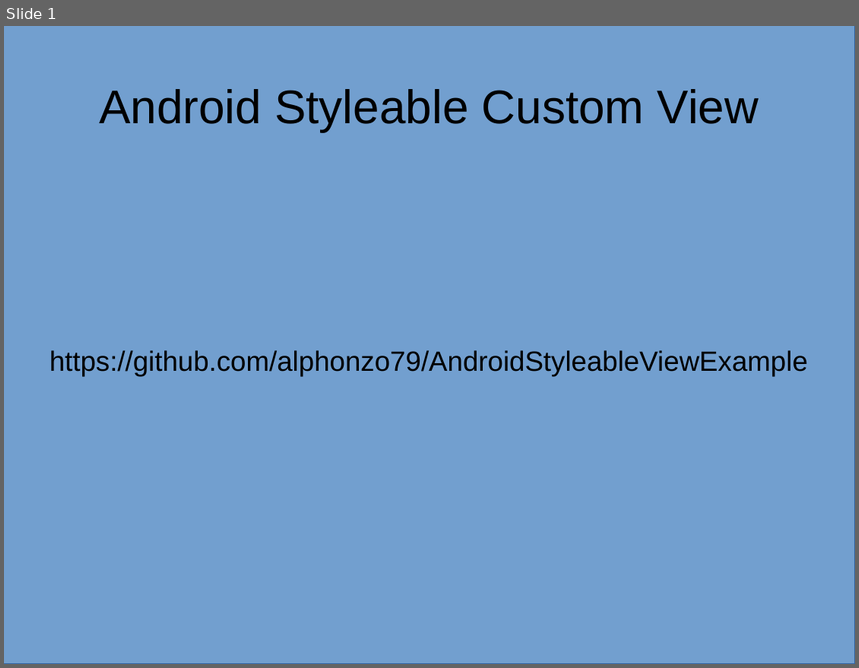
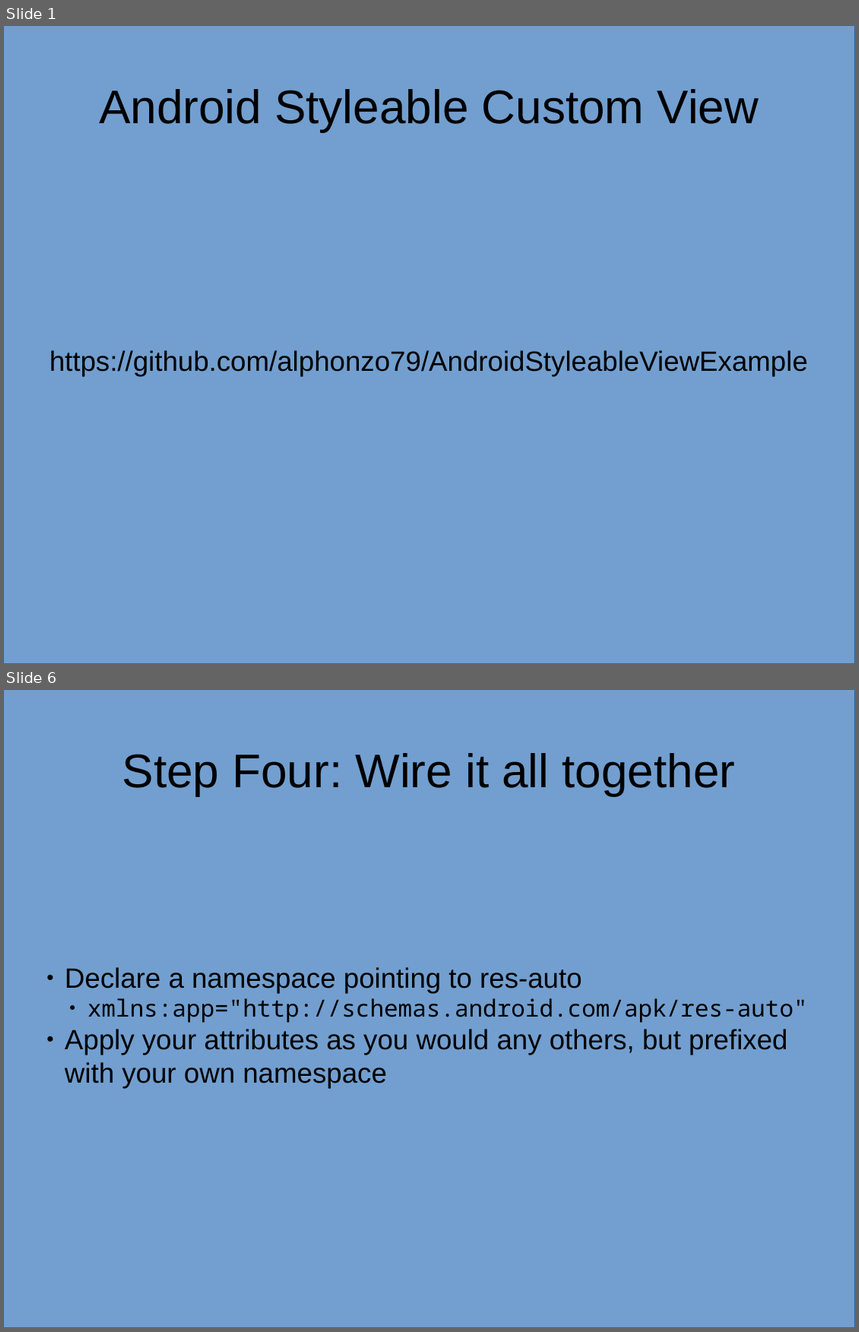
Before and after one commit to alphonzo79/AndroidStyleableViewExample, a slide deck: AndroidStyleableViewSlides.odp. Shown one above the other, each under a label of ours: slide 1 before the commit, slides 1 and 6 after it; the slides between them are not shown. The pictures are 859x668 and 859x1332 pixels, drawn with LibreOffice and Linux fonts; fonts in the diff are those of the drawing. Boxes give left, top, right and bottom in pixels: in the first picture for what was removed or moved away, otherwise in the second. Text is boxed around its words. In the diff, an @@ line names an element or a change of style, - is before the commit and + after.

```diff
--- a/AndroidStyleableViewSlides.odp
+++ b/AndroidStyleableViewSlides.odp
@@ slide 6 added at [4, 690, 855, 1328], background #FFFFFF @@
@@ rectangle added at [4, 690, 855, 1328], fill #729FCF, outline #3465A4 0 pt @@
@@ title added at [123, 753, 736, 796], 44 pt, text #000000 @@
+Step Four: Wire it all together
@@ subtitle added at [65, 967, 808, 1088], 26 pt, text #000000 @@
+● Declare a namespace pointing to res-auto
+  ● xmlns:app="http://schemas.android.com/apk/res-auto"
+● Apply your attributes as you would any others, but prefixed with your own namespace
```
Also in this commit, not shown: 1 slide changed, 4 other slides added.
